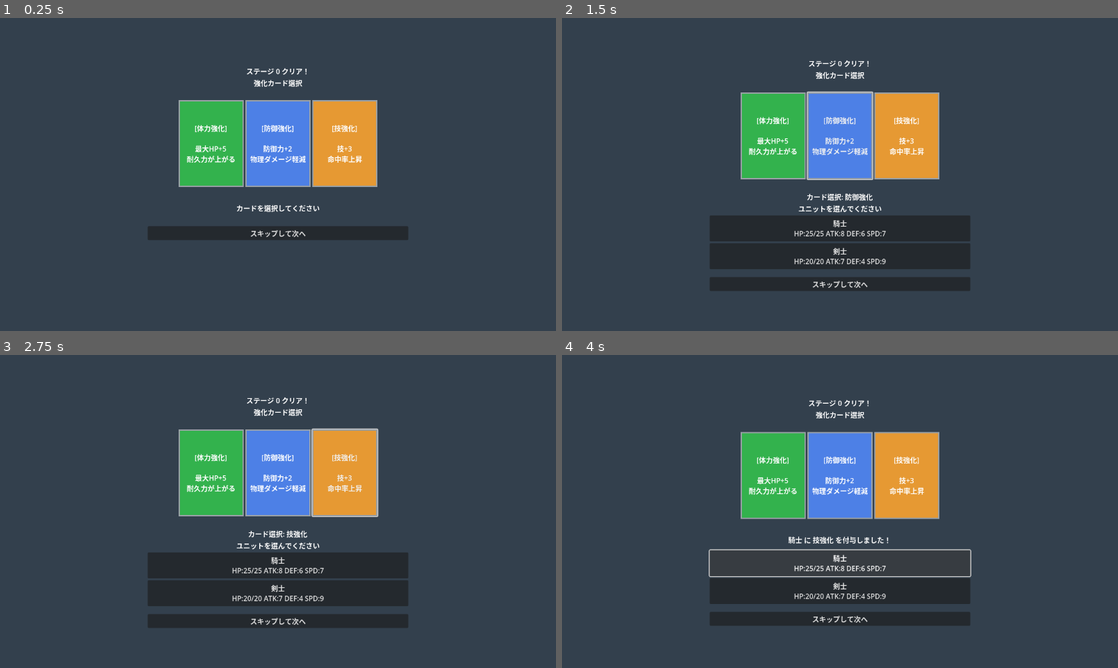
Above: before the commit, frames 1-4 (two rows, left to right).
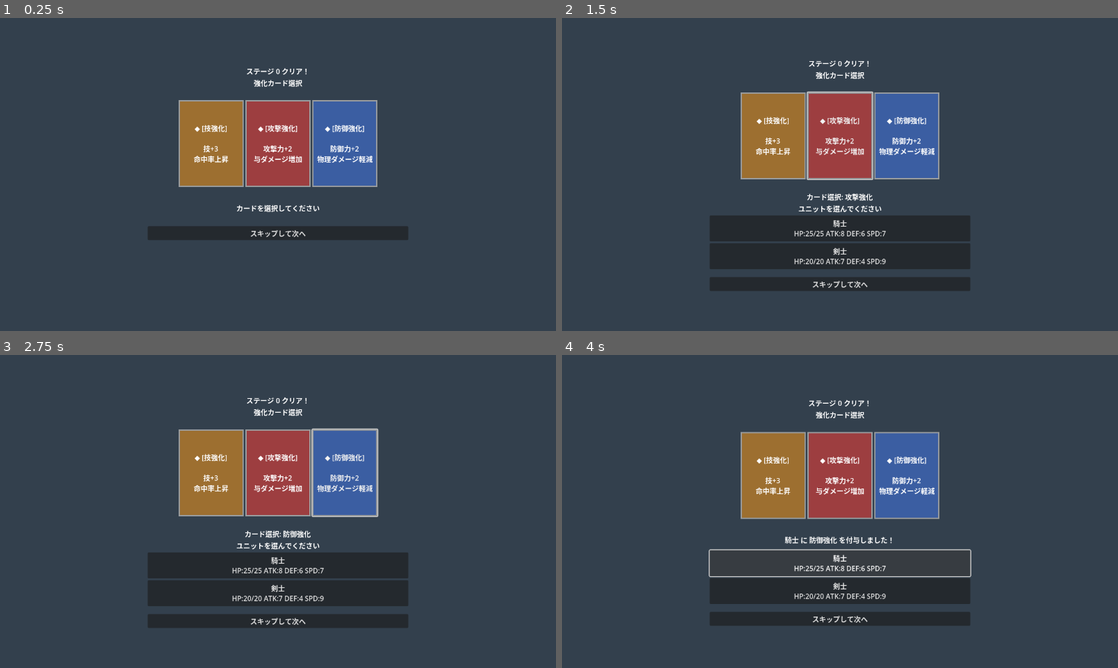
Above: after the commit, the same moments.

Repository: Akasaki-Kouji/Tactics-Roguelike-godot
Game: Godot game, scene res://scenes/card_upgrade.tscn
Two runs of this game, one before a commit and one after it. Both use one fixed random seed, a clock stepped at 60 frames per second and the inputs below. This scene is started directly instead of the project's main scene.
Inputs:
- Up to frame 1 (0.25 s): no input
- Up to frame 2 (1.5 s): click "[体力強化] 最大HP+5 耐久力が上がる" (after the commit: "◆ [技強化] 技+3 命中率上昇") at 0.5 s; click "[防御強化] 防御力+2 物理ダメージ軽減" (after the commit: "◆ [攻撃強化] 攻撃力+2 与ダメージ増加") at 1.25 s
- Up to frame 3 (2.75 s): click "[技強化] 技+3 命中率上昇" (after the commit: "◆ [防御強化] 防御力+2 物理ダメージ軽減") at 2 s
- Up to frame 4 (4 s): click "騎士 HP:25/25 ATK:8 DEF:6 SPD:7" at 2.75 s; click "騎士 HP:25/25 ATK:8 DEF:6 SPD:7" at 3.5 s

The runs differ from the first frame. In frame 1, 9.0% of the frame differs, in the area x 32-68%, y 26-54%; in frame 2, 9.1%; in frame 3, 9.2%; in frame 4, 9.4%, in the area x 32-68%, y 24-61%.

Commit message:
Implement rare card system with rarity levels
- Add 3 rarity tiers: Common (70%), Rare (25%), Epic (5%)
- Common cards: Standard bonuses (HP+5, ATK+2, etc.)
- Rare cards: Enhanced bonuses (HP+10, ATK+5, Balanced+2 all stats)
- Epic cards: Powerful bonuses (HP+15, ATK+8, All+3 stats, Hero HP+10/ATK+5)
- Visual distinction by rarity:
  - Common: Gray border (3px), darker colors
  - Rare: Blue border (5px), brighter colors
  - Epic: Gold border (6px), brightest colors
- Rarity symbols: ◆ (Common), ★ (Rare), ◇◇◇ (Epic)
- Support for special card types: balanced, all, hero

🤖 Generated with [Claude Code](https://claude.com/claude-code)

Co-Authored-By: Claude <noreply@anthropic.com>

Diff:
--- a/project/scripts/card_upgrade.gd
+++ b/project/scripts/card_upgrade.gd
@@ -19,77 +19,143 @@
 func generate_cards():
 	cards.clear()
 
-	# ランダムに3枚のカードを生成
-	var card_types = [
-		{"name": "体力強化", "type": "hp", "value": 5, "rarity": "standard", "desc": "最大HP+5\n耐久力が上がる"},
-		{"name": "攻撃強化", "type": "atk", "value": 2, "rarity": "standard", "desc": "攻撃力+2\n与ダメージ増加"},
-		{"name": "防御強化", "type": "def", "value": 2, "rarity": "standard", "desc": "防御力+2\n物理ダメージ軽減"},
-		{"name": "魔防強化", "type": "res", "value": 2, "rarity": "standard", "desc": "魔法防御+2\n魔法ダメージ軽減"},
-		{"name": "速さ強化", "type": "spd", "value": 3, "rarity": "standard", "desc": "速さ+3\n回避率上昇"},
-		{"name": "技強化", "type": "dex", "value": 3, "rarity": "standard", "desc": "技+3\n命中率上昇"},
-		{"name": "運強化", "type": "lck", "value": 3, "rarity": "standard", "desc": "運+3\nクリティカル率上昇"},
+	# コモンカード（70%確率）
+	var common_cards = [
+		{"name": "体力強化", "type": "hp", "value": 5, "rarity": "common", "desc": "最大HP+5\n耐久力が上がる"},
+		{"name": "攻撃強化", "type": "atk", "value": 2, "rarity": "common", "desc": "攻撃力+2\n与ダメージ増加"},
+		{"name": "防御強化", "type": "def", "value": 2, "rarity": "common", "desc": "防御力+2\n物理ダメージ軽減"},
+		{"name": "魔防強化", "type": "res", "value": 2, "rarity": "common", "desc": "魔法防御+2\n魔法ダメージ軽減"},
+		{"name": "速さ強化", "type": "spd", "value": 3, "rarity": "common", "desc": "速さ+3\n回避率上昇"},
+		{"name": "技強化", "type": "dex", "value": 3, "rarity": "common", "desc": "技+3\n命中率上昇"},
+		{"name": "運強化", "type": "lck", "value": 3, "rarity": "common", "desc": "運+3\nクリティカル率上昇"},
 	]
 
+	# レアカード（25%確率）
+	var rare_cards = [
+		{"name": "大体力強化", "type": "hp", "value": 10, "rarity": "rare", "desc": "最大HP+10\n大幅な耐久力上昇"},
+		{"name": "大攻撃強化", "type": "atk", "value": 5, "rarity": "rare", "desc": "攻撃力+5\n大ダメージ増加"},
+		{"name": "大防御強化", "type": "def", "value": 5, "rarity": "rare", "desc": "防御力+5\n強力な物理防御"},
+		{"name": "大速さ強化", "type": "spd", "value": 6, "rarity": "rare", "desc": "速さ+6\n大幅な回避率上昇"},
+		{"name": "バランス強化", "type": "balanced", "value": 2, "rarity": "rare", "desc": "全ステータス+2\nバランス型成長"},
+	]
+
+	# エピックカード（5%確率）
+	var epic_cards = [
+		{"name": "超体力強化", "type": "hp", "value": 15, "rarity": "epic", "desc": "最大HP+15\n圧倒的耐久力"},
+		{"name": "超攻撃強化", "type": "atk", "value": 8, "rarity": "epic", "desc": "攻撃力+8\n圧倒的破壊力"},
+		{"name": "完全強化", "type": "all", "value": 3, "rarity": "epic", "desc": "全ステータス+3\n完全な成長"},
+		{"name": "英雄の証", "type": "hero", "value": 5, "rarity": "epic", "desc": "HP+10 攻撃+5\n英雄の力"},
+	]
+
+	# 3枚のカードを確率で生成
 	for i in range(3):
-		cards.append(card_types[randi() % card_types.size()])
+		var roll = randf() * 100
+		var selected_card
+
+		if roll < 5:  # 5% エピック
+			selected_card = epic_cards[randi() % epic_cards.size()]
+		elif roll < 30:  # 25% レア (5% + 25% = 30%)
+			selected_card = rare_cards[randi() % rare_cards.size()]
+		else:  # 70% コモン
+			selected_card = common_cards[randi() % common_cards.size()]
+
+		cards.append(selected_card)
+
+func get_rarity_symbol(rarity: String) -> String:
+	match rarity:
+		"common":
+			return "◆"
+		"rare":
+			return "★"
+		"epic":
+			return "◇◇◇"
+		_:
+			return ""
 
 func display_cards():
 	print("Displaying cards...")
-	print("Card 0: ", cards[0].name, " - ", cards[0].desc)
-	print("Card 1: ", cards[1].name, " - ", cards[1].desc)
-	print("Card 2: ", cards[2].name, " - ", cards[2].desc)
+	print("Card 0: ", cards[0].name, " [", cards[0].rarity, "] - ", cards[0].desc)
+	print("Card 1: ", cards[1].name, " [", cards[1].rarity, "] - ", cards[1].desc)
+	print("Card 2: ", cards[2].name, " [", cards[2].rarity, "] - ", cards[2].desc)
 
 	# カード1
 	var card1_button = $VBoxContainer/CardContainer/Card1
 	card1_button.clip_text = false
-	var card1_text = "[%s]\n\n%s" % [cards[0].name, cards[0].desc]
+	var rarity1 = get_rarity_symbol(cards[0].rarity)
+	var card1_text = "%s [%s]\n\n%s" % [rarity1, cards[0].name, cards[0].desc]
 	card1_button.text = card1_text
-	apply_card_style(card1_button, cards[0].type)
+	apply_card_style(card1_button, cards[0])
 
 	# カード2
 	var card2_button = $VBoxContainer/CardContainer/Card2
 	card2_button.clip_text = false
-	var card2_text = "[%s]\n\n%s" % [cards[1].name, cards[1].desc]
+	var rarity2 = get_rarity_symbol(cards[1].rarity)
+	var card2_text = "%s [%s]\n\n%s" % [rarity2, cards[1].name, cards[1].desc]
 	card2_button.text = card2_text
-	apply_card_style(card2_button, cards[1].type)
+	apply_card_style(card2_button, cards[1])
 
 	# カード3
 	var card3_button = $VBoxContainer/CardContainer/Card3
 	card3_button.clip_text = false
-	var card3_text = "[%s]\n\n%s" % [cards[2].name, cards[2].desc]
+	var rarity3 = get_rarity_symbol(cards[2].rarity)
+	var card3_text = "%s [%s]\n\n%s" % [rarity3, cards[2].name, cards[2].desc]
 	card3_button.text = card3_text
-	apply_card_style(card3_button, cards[2].type)
+	apply_card_style(card3_button, cards[2])
 
 	print("Cards displayed!")
 
-func apply_card_style(button: Button, card_type: String):
+func apply_card_style(button: Button, card: Dictionary):
 	var style = StyleBoxFlat.new()
 
-	# カードタイプごとに色を設定
-	match card_type:
+	# カードタイプごとに基本色を設定
+	var base_color = Color(0.5, 0.5, 0.5)  # デフォルト
+	match card.type:
 		"hp":
-			style.bg_color = Color(0.2, 0.7, 0.3)  # 緑（体力）
+			base_color = Color(0.2, 0.7, 0.3)  # 緑（体力）
 		"atk":
-			style.bg_color = Color(0.9, 0.3, 0.3)  # 赤（攻撃）
+			base_color = Color(0.9, 0.3, 0.3)  # 赤（攻撃）
 		"def":
-			style.bg_color = Color(0.3, 0.5, 0.9)  # 青（防御）
+			base_color = Color(0.3, 0.5, 0.9)  # 青（防御）
 		"res":
-			style.bg_color = Color(0.7, 0.3, 0.9)  # 紫（魔防）
+			base_color = Color(0.7, 0.3, 0.9)  # 紫（魔防）
 		"spd":
-			style.bg_color = Color(0.9, 0.8, 0.2)  # 黄色（速さ）
+			base_color = Color(0.9, 0.8, 0.2)  # 黄色（速さ）
 		"dex":
-			style.bg_color = Color(0.9, 0.6, 0.2)  # オレンジ（技）
+			base_color = Color(0.9, 0.6, 0.2)  # オレンジ（技）
 		"lck":
-			style.bg_color = Color(0.9, 0.5, 0.7)  # ピンク（運）
-		_:
-			style.bg_color = Color(0.5, 0.5, 0.5)  # グレー（デフォルト）
-
-	# 枠線を追加
-	style.border_width_left = 3
-	style.border_width_right = 3
-	style.border_width_top = 3
-	style.border_width_bottom = 3
-	style.border_color = Color(1, 1, 1, 0.5)  # 白い半透明の枠線
+			base_color = Color(0.9, 0.5, 0.7)  # ピンク（運）
+		"balanced", "all", "hero":
+			base_color = Color(0.6, 0.4, 0.8)  # 特殊カード：紫
+
+	# レアリティに応じて色を調整
+	match card.rarity:
+		"common":
+			style.bg_color = base_color * 0.8  # 少し暗く
+		"rare":
+			style.bg_color = base_color * 1.2  # 少し明るく
+		"epic":
+			style.bg_color = base_color * 1.5  # かなり明るく
+
+	# レアリティに応じた枠線
+	var border_width = 3
+	var border_color = Color(1, 1, 1, 0.5)
+
+	match card.rarity:
+		"common":
+			border_width = 3
+			border_color = Color(0.7, 0.7, 0.7, 0.8)  # グレー
+		"rare":
+			border_width = 5
+			border_color = Color(0.2, 0.6, 1.0, 1.0)  # 青
+		"epic":
+			border_width = 6
+			border_color = Color(1.0, 0.8, 0.0, 1.0)  # 金色
+
+	style.border_width_left = border_width
+	style.border_width_right = border_width
+	style.border_width_top = border_width
+	style.border_width_bottom = border_width
+	style.border_color = border_color
 
 	button.add_theme_stylebox_override("normal", style)
 	button.add_theme_stylebox_override("hover", style)
--- a/project/scripts/game_manager.gd
+++ b/project/scripts/game_manager.gd
@@ -95,6 +95,31 @@
 				unit.dex += card_data.value
 			"lck":
 				unit.lck += card_data.value
+			"balanced":
+				# 全ステータス+2（レアカード）
+				unit.max_hp += card_data.value
+				unit.hp += card_data.value
+				unit.atk += card_data.value
+				unit.def += card_data.value
+				unit.res += card_data.value
+				unit.spd += card_data.value
+				unit.dex += card_data.value
+				unit.lck += card_data.value
+			"all":
+				# 全ステータス+3（エピックカード）
+				unit.max_hp += card_data.value
+				unit.hp += card_data.value
+				unit.atk += card_data.value
+				unit.def += card_data.value
+				unit.res += card_data.value
+				unit.spd += card_data.value
+				unit.dex += card_data.value
+				unit.lck += card_data.value
+			"hero":
+				# HP+10 攻撃+5（エピックカード）
+				unit.max_hp += 10
+				unit.hp += 10
+				unit.atk += 5
 
 func next_stage():
 	current_stage += 1
